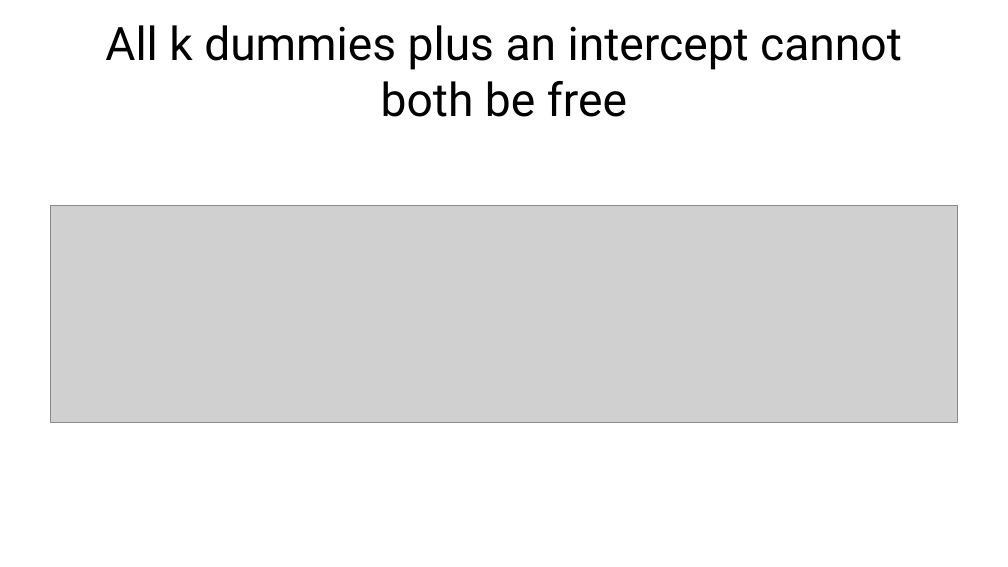
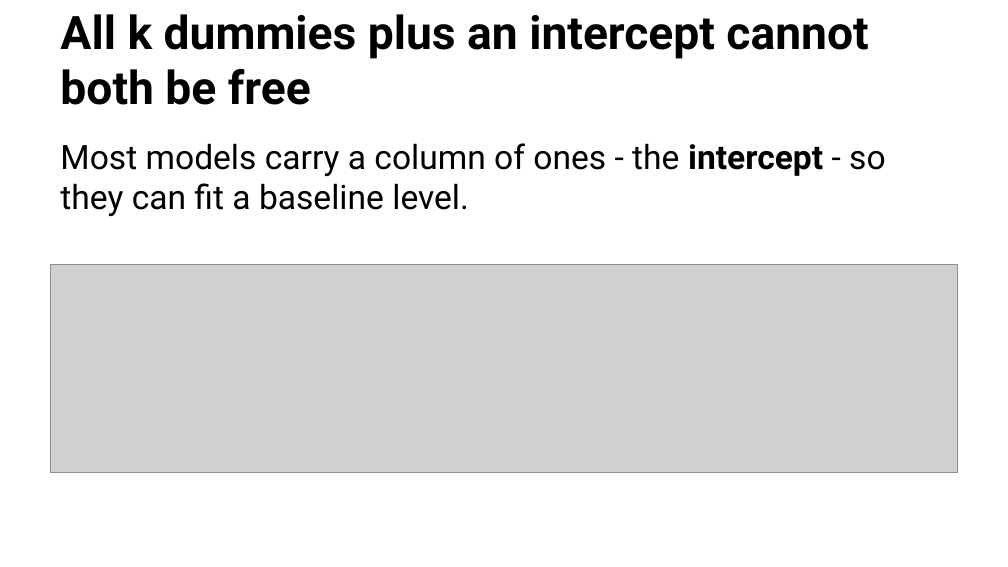
Before and after one commit to fabioantonini/technologies-for-artificial-intelligence, a slide deck: slide 32 of Lessons/02_data_exploration_and_preparation/Slides/data_exploration_and_preparation_slides.pptx (slide 27 before the commit). Drawn at 1008x567 pixels with LibreOffice and Linux fonts; fonts in the diff are those of the drawing; grey boxes stand for pictures; background and template pictures are left out. Boxes give left, top, right and bottom in pixels: in the first picture for what was removed or moved away, otherwise in the second. Text is boxed around its words. In the diff, an @@ line names an element or a change of style, - is before the commit and + after.

```diff
--- a/Lessons/02_data_exploration_and_preparation/Slides/data_exploration_and_preparation_slides.pptx
+++ b/Lessons/02_data_exploration_and_preparation/Slides/data_exploration_and_preparation_slides.pptx
@@ title "All k dummies plus an ..." at (60,14,868,105): bold on; alignment centre to left; vertical alignment middle to bottom @@
@@ text added at (60,143,885,216), 24 pt, text #1A1A1A @@
+Most models carry a column of ones - the intercept - so they can fit a baseline level.
@@ picture: place and size @@
-picture at (50,206,958,422)
+picture at (50,265,958,473)
```
Also in this commit, not shown: 8 other slides changed, 5 slides added, 2 slides removed, 15 other files.
